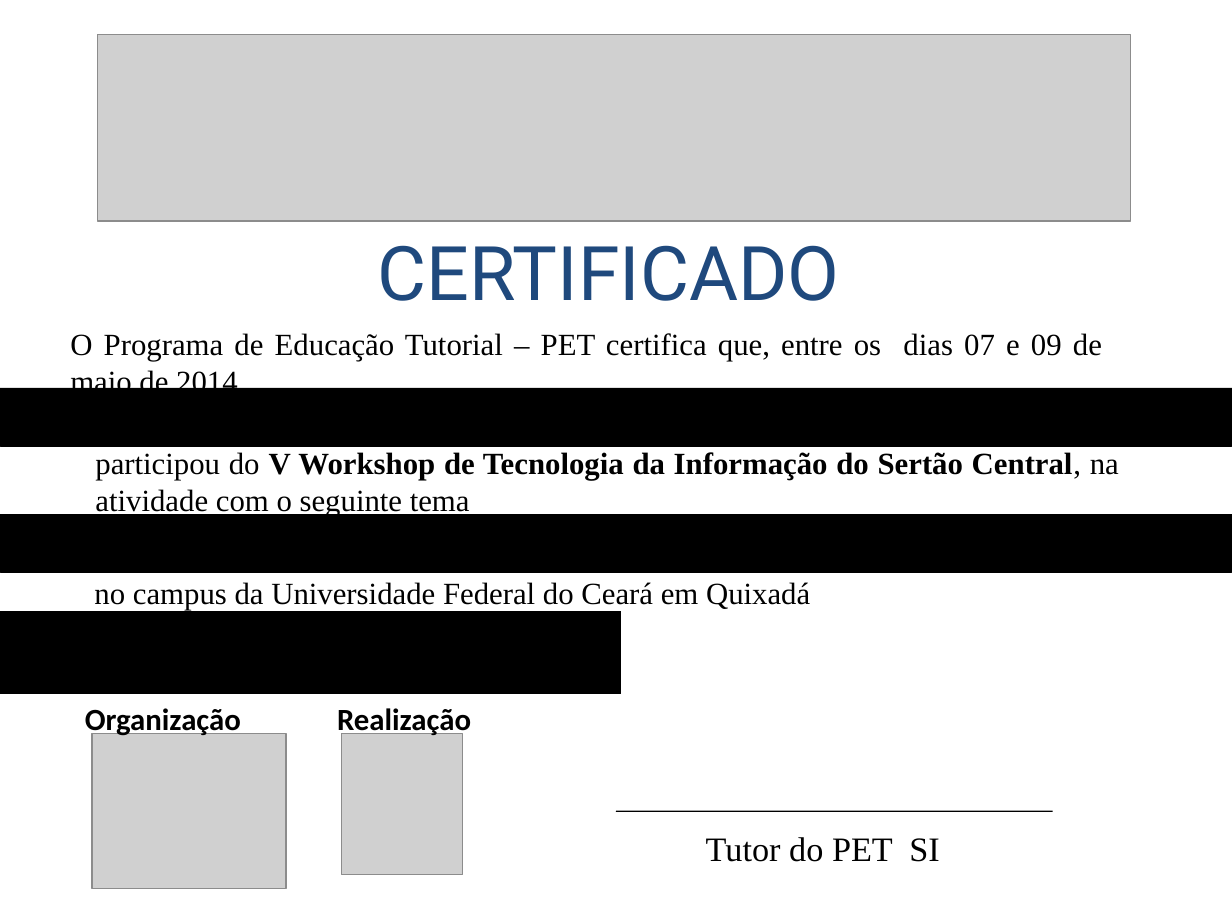
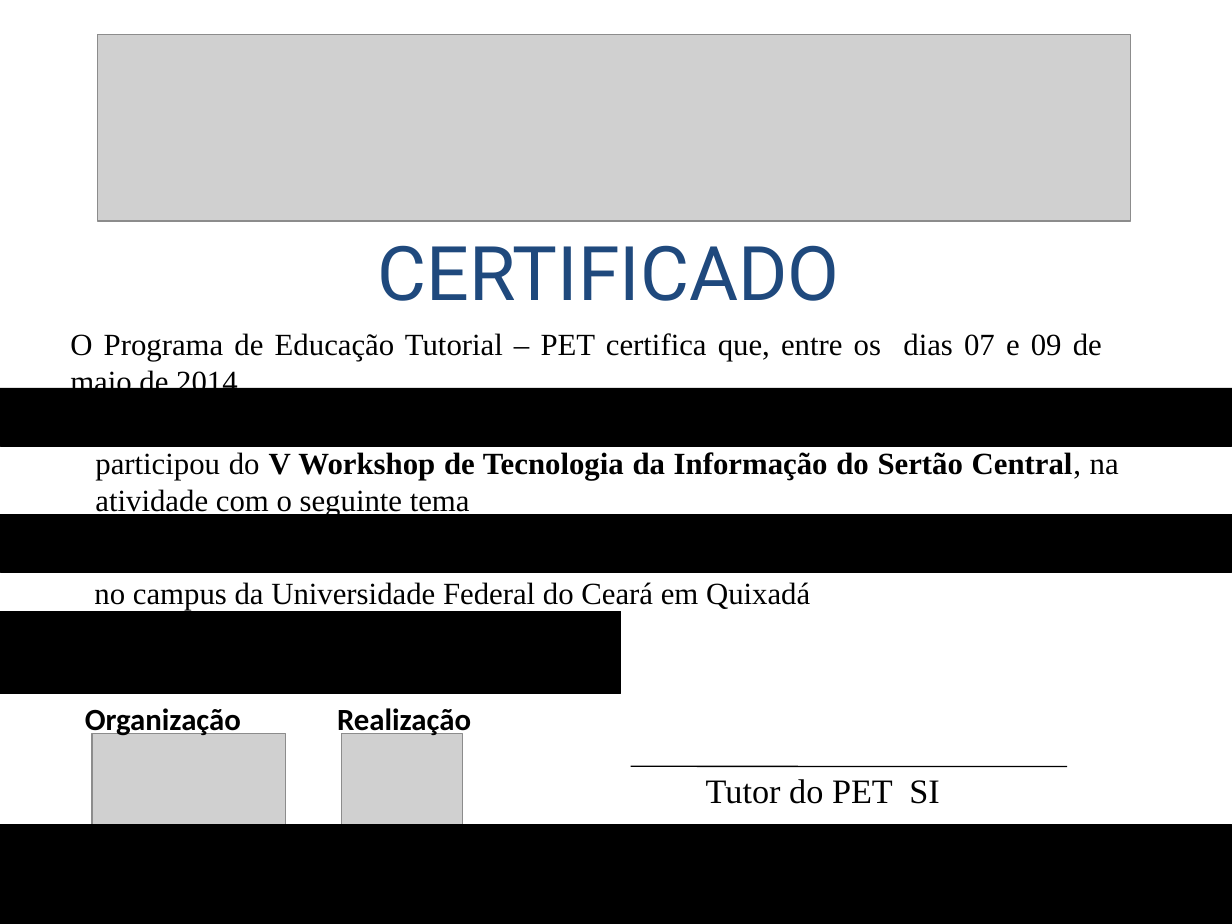
Before and after one commit to petsi-ufc/projeto-seven, a slide deck: slide 1 of sistema-seven/web/resources/template.pptx. Drawn at 1232x924 pixels with LibreOffice and Linux fonts; fonts in the diff are those of the drawing; grey boxes stand for pictures; background and template pictures are left out. Boxes give left, top, right and bottom in pixels: in the first picture for what was removed or moved away, otherwise in the second. Text is boxed around its words. In the diff, an @@ line names an element or a change of style, - is before the commit and + after.

```diff
--- a/sistema-seven/web/resources/template.pptx
+++ b/sistema-seven/web/resources/template.pptx
@@ picture: place and size @@
-picture at [92, 734, 286, 890]
+picture at [92, 734, 286, 845]
@@ picture: place and size @@
-picture at [341, 734, 462, 876]
+picture at [341, 734, 462, 835]
@@ line moved from (616, 811) - (1052, 811) to (631, 766) - (1067, 766) @@
@@ text "Tutor do PET SI": place and size @@
-text "Tutor do PET SI" at [706, 837, 939, 862]
+text "Tutor do PET SI" at [706, 779, 939, 804]
@@ rectangle added at [0, 824, 1232, 924], fill #000000, outline #000000 0.51 pt @@
```
Also in this commit, not shown: 13 other files.
